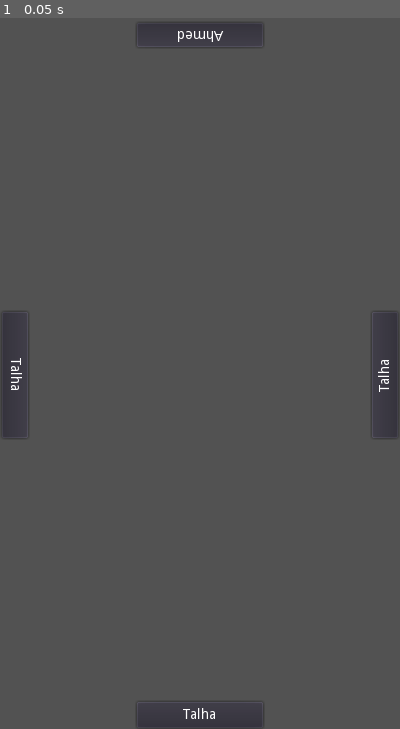
Above: before the commit, frame 1.
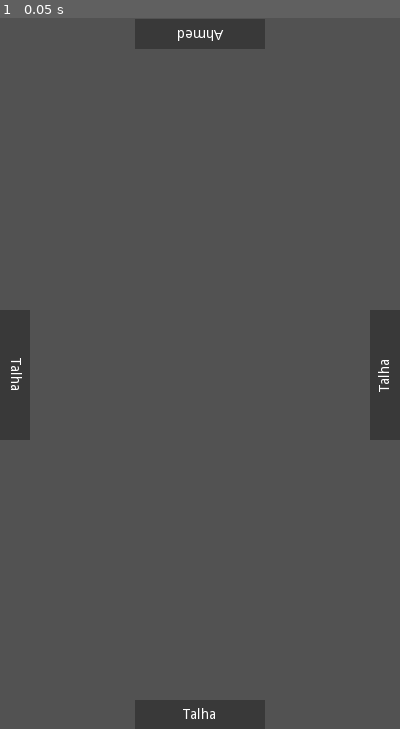
Above: after the commit, the same moment.

Repository: talham7391/estimation-godot
Game: Godot game, scene res://scenes/InGame.tscn
Two runs of this game, one before a commit and one after it. Both use one fixed random seed, a clock stepped at 60 frames per second and the inputs below. This scene is started directly instead of the project's main scene.
Inputs:
- Up to frame 1 (0.05 s): no input

The runs differ from the first frame. In frame 1, 0.4% of the frame differs, in the area x 0-100%, y 0-100%.

Commit message:
Show player with turn

Diff:
--- a/scenes/InGame.gd
+++ b/scenes/InGame.gd
@@ -1,8 +1 @@
 extends Control
-
-func _ready():
-	game_state.connect("turn_order_changed", self, "on_turn_order_changed")
-	on_turn_order_changed()
-
-func on_turn_order_changed():
-	print(game_state.in_game_state["turnOrder"])
--- a/scenes/LobbyDialog.gd
+++ b/scenes/LobbyDialog.gd
@@ -48,4 +48,4 @@
 		player_container.add_child(label)
 
 func update_start_game_button(players):
-	start_game_button.disabled = len(players) != 1
+	start_game_button.disabled = len(players) != 4
--- a/scenes/Seats.gd
+++ b/scenes/Seats.gd
@@ -1,4 +1,7 @@
 extends Control
+
+var TURN_COLOR = "#009e2b"
+var WAIT_COLOR = "#3a3a3a"
 
 onready var bottom_name_label = $Bottom/Name/Label
 onready var left_name_label = $Left/Name/Label
@@ -12,26 +15,57 @@
 	right_name_label,
 ]
 
+onready var bottom_style_box = $Bottom.get("custom_styles/panel")
+onready var left_style_box = $Left.get("custom_styles/panel")
+onready var top_style_box = $Top.get("custom_styles/panel")
+onready var right_style_box = $Right.get("custom_styles/panel")
+
+onready var styles_clockwise = [
+	bottom_style_box,
+	left_style_box,
+	top_style_box,
+	right_style_box,
+]
+
 func _ready():
+	bottom_style_box.bg_color = Color(WAIT_COLOR)
+	left_style_box.bg_color = Color(WAIT_COLOR)
+	top_style_box.bg_color = Color(WAIT_COLOR)
+	right_style_box.bg_color = Color(WAIT_COLOR)
+
 	game_state.connect("turn_order_changed", self, "on_turn_order_changed")
 	on_turn_order_changed()
+
+	game_state.connect("turn_of_changed", self, "on_turn_of_changed")
+	on_turn_of_changed()
 
 func on_turn_order_changed():
 	var turn_order = game_state.in_game_state["turnOrder"]
 	if not turn_order:
 		return
-	var curr_idx = get_my_idx(turn_order)
+	var shifted_order = put_me_first(turn_order)
 	for i in range(labels_clockwise.size()):
-		if curr_idx >= turn_order.size():
+		if i >= shifted_order.size():
 			labels_clockwise[i].text = "[ Empty ]"
 		else:
-			labels_clockwise[i].text = turn_order[curr_idx]["connectionId"]
-		curr_idx = index_after(curr_idx)
+			labels_clockwise[i].text = shifted_order[i]["connectionId"]
 
-func get_my_idx(turn_order):
-	for i in range(turn_order.size()):
-		if turn_order[i]["connectionId"] == game_state.connection_id:
-			return i
+func on_turn_of_changed():
+	var turn_of = game_state.in_game_state["turnOf"]
+	var shifted_order = put_me_first(game_state.in_game_state["turnOrder"])
+	for i in range(styles_clockwise.size()):
+		if i < shifted_order.size() and shifted_order[i]["connectionId"] == turn_of["connectionId"]:
+			styles_clockwise[i].bg_color = Color(TURN_COLOR)
+		else:
+			styles_clockwise[i].bg_color = Color(WAIT_COLOR)
 
-func index_after(idx):
-	return (idx + 1) % 4
+func put_me_first(turn_order):
+	if not turn_order:
+		return turn_order
+	var shifted_order = turn_order.duplicate()
+	for i in range(4):
+		if shifted_order[0]["connectionId"] == game_state.connection_id:
+			break
+		else:
+			shifted_order.push_back(shifted_order.pop_front())
+	return shifted_order
--- a/scenes/Seats.tscn
+++ b/scenes/Seats.tscn
@@ -1,6 +1,18 @@
-[gd_scene load_steps=2 format=2]
+[gd_scene load_steps=6 format=2]
 
 [ext_resource path="res://scenes/Seats.gd" type="Script" id=1]
+
+[sub_resource type="StyleBoxFlat" id=1]
+bg_color = Color( 0.227451, 0.227451, 0.227451, 1 )
+
+[sub_resource type="StyleBoxFlat" id=2]
+bg_color = Color( 0.227451, 0.227451, 0.227451, 1 )
+
+[sub_resource type="StyleBoxFlat" id=3]
+bg_color = Color( 0.227451, 0.227451, 0.227451, 1 )
+
+[sub_resource type="StyleBoxFlat" id=4]
+bg_color = Color( 0.227451, 0.227451, 0.227451, 1 )
 
 [node name="Seats" type="Control"]
 anchor_right = 1.0
@@ -18,17 +30,16 @@
 margin_left = -65.0
 margin_top = -30.0
 margin_right = 65.0
+custom_styles/panel = SubResource( 1 )
 
 [node name="Name" type="MarginContainer" parent="Bottom"]
-margin_left = 7.0
-margin_top = 7.0
-margin_right = 123.0
-margin_bottom = 23.0
+margin_right = 130.0
+margin_bottom = 30.0
 
 [node name="Label" type="Label" parent="Bottom/Name"]
-margin_top = 1.0
-margin_right = 116.0
-margin_bottom = 15.0
+margin_top = 8.0
+margin_right = 130.0
+margin_bottom = 22.0
 text = "Talha"
 align = 1
 
@@ -41,17 +52,16 @@
 margin_right = 65.0
 rect_rotation = 90.0
 rect_pivot_offset = Vector2( 65, 30 )
+custom_styles/panel = SubResource( 2 )
 
 [node name="Name" type="MarginContainer" parent="Left"]
-margin_left = 7.0
-margin_top = 7.0
-margin_right = 123.0
-margin_bottom = 23.0
+margin_right = 130.0
+margin_bottom = 30.0
 
 [node name="Label" type="Label" parent="Left/Name"]
-margin_top = 1.0
-margin_right = 116.0
-margin_bottom = 15.0
+margin_top = 8.0
+margin_right = 130.0
+margin_bottom = 22.0
 text = "Talha"
 align = 1
 
@@ -66,17 +76,16 @@
 margin_right = 65.0
 rect_rotation = -90.0
 rect_pivot_offset = Vector2( 65, 30 )
+custom_styles/panel = SubResource( 3 )
 
 [node name="Name" type="MarginContainer" parent="Right"]
-margin_left = 7.0
-margin_top = 7.0
-margin_right = 123.0
-margin_bottom = 23.0
+margin_right = 130.0
+margin_bottom = 30.0
 
 [node name="Label" type="Label" parent="Right/Name"]
-margin_top = 1.0
-margin_right = 116.0
-margin_bottom = 15.0
+margin_top = 8.0
+margin_right = 130.0
+margin_bottom = 22.0
 text = "Talha"
 align = 1
 
@@ -85,18 +94,20 @@
 anchor_left = 0.5
 anchor_right = 0.5
 margin_left = -65.0
+margin_top = -30.0
 margin_right = 65.0
 rect_rotation = 180.0
-rect_pivot_offset = Vector2( 65, 15 )
+rect_pivot_offset = Vector2( 65, 30 )
+custom_styles/panel = SubResource( 4 )
 
 [node name="Name" type="MarginContainer" parent="Top"]
-margin_left = 7.0
-margin_top = 7.0
-margin_right = 123.0
-margin_bottom = 21.0
+editor/display_folded = true
+margin_right = 130.0
+margin_bottom = 30.0
 
 [node name="Label" type="Label" parent="Top/Name"]
-margin_right = 116.0
-margin_bottom = 14.0
+margin_top = 8.0
+margin_right = 130.0
+margin_bottom = 22.0
 text = "Ahmed"
 align = 1
--- a/scripts/global_state/game_state.gd
+++ b/scripts/global_state/game_state.gd
@@ -53,12 +53,18 @@
 signal done_changed
 signal my_cards_changed
 signal turn_order_changed
+signal turn_of_changed
 signal received_game_state
 
 func set_game_state(state):
-	update_key(in_game_state, state, "done", "done_changed")
-	update_key(in_game_state, state, "myCards", "my_cards_changed")
-	update_key(in_game_state, state, "turnOrder", "turn_order_changed")
+	var info_pairs = [
+		{"info": "done", "signal": "done_changed"},
+		{"info": "myCards", "signal": "my_cards_changed"},
+		{"info": "turnOrder", "signal": "turn_order_changed"},
+		{"info": "turnOf", "signal": "turn_of_changed"},
+	]
+	for pair in info_pairs:
+		update_key(in_game_state, state, pair["info"], pair["signal"])
 	emit_signal("received_game_state")
 
 
